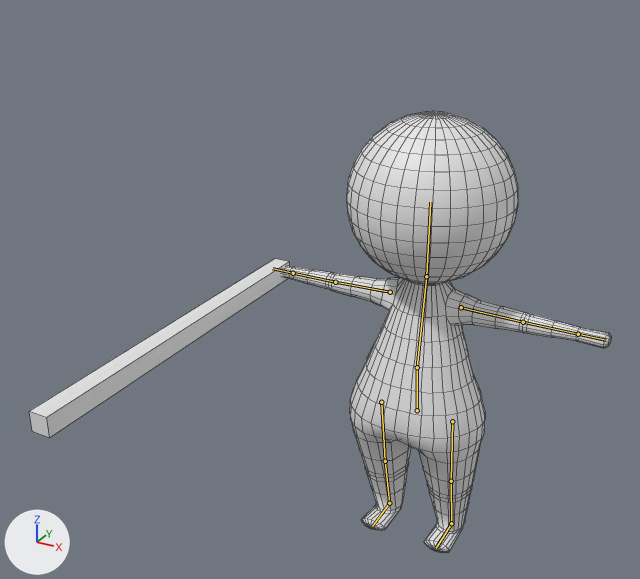
An edit to the Blender file Assets/models/my_char.blend, drawn before and after from the same camera.
Both versions are drawn from a 50 mm camera at (3.67, -9.26, 6.05) aimed at (-0.54, -1.6, 2.22). The axes (+X, +Y, +Z) are drawn at lower left. The lights are the same throughout. The bones that bend it are drawn over the model as lines. Mesh edges are drawn as thin lines.
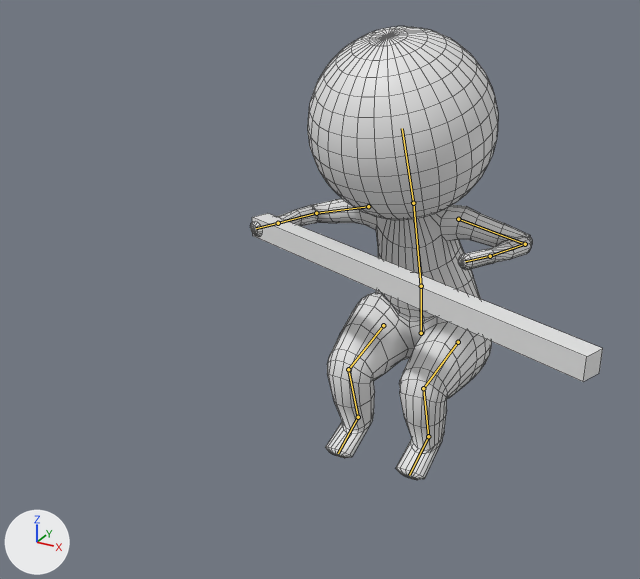
The newer file adds an action. The first version stands in its rest pose; the second is drawn at frame 3 of the action 'get_up'.

What the commit changed:
Bone 'Back.Lower' (bone_back_lower) moves from (0.0, 0.0, 0.0) to (0.0, 1.113, -0.121).
Bone 'Back.Lower' (bone_back_lower) turns from (0, 0, 0) to (1, 0, 0) degrees about its own x, y and z.
Bone 'Back.Upper' (bone_back_upper) turns from (0, 0, 0) to (23, 2, 1) degrees about its own x, y and z.
Bone 'Head' (bone_head) turns from (0, 0, 0) to (-6, -25, 5) degrees about its own x, y and z.
Bone 'Arm.Upper.L' (bone_arm_upper_l) moves from (0.0, 0.0, 0.0) to (-0.222, 0.065, 0.049).
Bone 'Arm.Upper.L' (bone_arm_upper_l) turns from (0, 0, 0) to (-1, -3, -17) degrees about its own x, y and z.
Bone 'Arm.Lower.L' (bone_arm_lower_l) turns from (0, 0, 0) to (15, -5, -120) degrees about its own x, y and z.
Bone 'Arm.Hand.L' (bone_arm_hand_l) turns from (0, 0, 0) to (-16, 50, -24) degrees about its own x, y and z.
Bone 'Arm.Upper.R' (bone_arm_upper_r) moves from (0.0, 0.0, 0.0) to (0.222, 0.065, 0.049).
Bone 'Arm.Upper.R' (bone_arm_upper_r) turns from (0, 0, 0) to (-1, 3, 17) degrees about its own x, y and z.
Bone 'Arm.Lower.R' (bone_arm_lower_r) turns from (0, 0, 0) to (29, 15, 90) degrees about its own x, y and z.
Bone 'Arm.Hand.R' (bone_arm_hand_r) turns from (0, 0, 0) to (0, -30, -6) degrees about its own x, y and z.
Bone 'Leg.Upper.L' (bone_leg_upper_l) moves from (0.0, 0.0, 0.0) to (0.001, -0.018, -0.006).
Bone 'Leg.Upper.L' (bone_leg_upper_l) turns from (0, 0, 0) to (91, 1, 3) degrees about its own x, y and z.
Bone 'Leg.Lower.L' (bone_leg_lower_l) moves from (0.0, 0.0, 0.0) to (0.873, -0.135, 0.026).
Bone 'Leg.Lower.L' (bone_leg_lower_l) turns from (0, 0, 0) to (2, 1, -97) degrees about its own x, y and z.
Bone 'Leg.Foot.L' (bone_leg_foot_l) moves from (0.0, 0.0, 0.0) to (0.0, 0.0, -0.007).
Bone 'Leg.Foot.L' (bone_leg_foot_l) turns from (0, 0, 0) to (-18, 0, 0) degrees about its own x, y and z.
Bone 'Leg.Upper.R' (bone_leg_upper_r) turns from (0, 0, 0) to (91, -1, 1) degrees about its own x, y and z.
Bone 'Leg.Lower.R' (bone_leg_lower_r) moves from (0.0, 0.0, 0.0) to (-0.86, -0.156, -0.016).
Bone 'Leg.Lower.R' (bone_leg_lower_r) turns from (0, 0, 0) to (0, 2, 97) degrees about its own x, y and z.
Bone 'Leg.Foot.R' (bone_leg_foot_r) turns from (0, 0, 0) to (-18, 0, 0) degrees about its own x, y and z.

Boxes [x1, y1, x2, y2] around the edits, measured in the pictures (640 x 579 px):
'Cylinder', posed (14% narrower)
    before: [283, 112, 611, 553]
    after: [250, 26, 532, 480]
'Cube', posed (34% wider)
    before: [29, 259, 290, 438]
    after: [252, 213, 603, 382]
bone 'Back.Lower', root to tip
    before: (417, 410) to (417, 367)
    after: (421, 333) to (421, 286)
bone 'Back.Upper', root to tip
    before: (417, 367) to (426, 276)
    after: (421, 286) to (413, 203)
bone 'Head', root to tip
    before: (426, 276) to (430, 202)
    after: (413, 203) to (402, 128)
bone 'Arm.Upper.L', root to tip
    before: (461, 307) to (523, 322)
    after: (458, 219) to (525, 244)
bone 'Arm.Lower.L', root to tip
    before: (523, 322) to (578, 334)
    after: (525, 244) to (490, 256)
bone 'Arm.Hand.L', root to tip
    before: (578, 334) to (606, 340)
    after: (490, 256) to (465, 261)
bone 'Arm.Upper.R', root to tip
    before: (390, 292) to (335, 282)
    after: (368, 206) to (316, 213)
bone 'Arm.Lower.R', root to tip
    before: (335, 282) to (293, 273)
    after: (316, 213) to (278, 223)
bone 'Arm.Hand.R', root to tip
    before: (293, 273) to (272, 268)
    after: (278, 223) to (256, 228)
bone 'Leg.Upper.L', root to tip
    before: (452, 421) to (451, 481)
    after: (458, 342) to (423, 388)
bone 'Leg.Lower.L', root to tip
    before: (451, 481) to (451, 523)
    after: (423, 388) to (428, 436)
bone 'Leg.Foot.L', root to tip
    before: (451, 523) to (436, 548)
    after: (428, 436) to (409, 475)
bone 'Leg.Upper.R', root to tip
    before: (381, 402) to (385, 461)
    after: (383, 325) to (348, 369)
bone 'Leg.Lower.R', root to tip
    before: (385, 461) to (389, 503)
    after: (348, 369) to (358, 417)
bone 'Leg.Foot.R', root to tip
    before: (389, 503) to (372, 526)
    after: (358, 417) to (338, 453)
